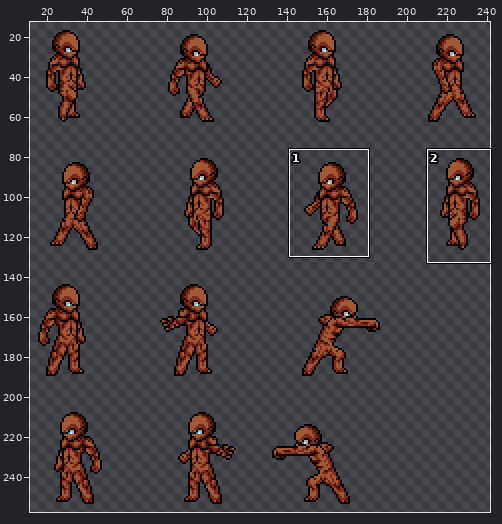
Two versions of one sprite sheet, img/units/skin4.png. Above, an overview of the earlier version with the close-up marked.
Close-up. Before the edit:
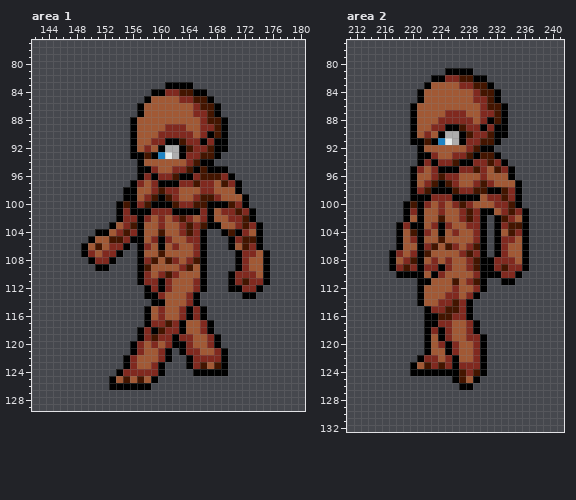
The file is 500x500 pixels. Shown: area 1: x 142..180, y 77..129; area 2: x 211..241, y 77..132. The wide view leaves out empty margins. The commit also changed other parts of the picture, which this record leaves out.
New version:
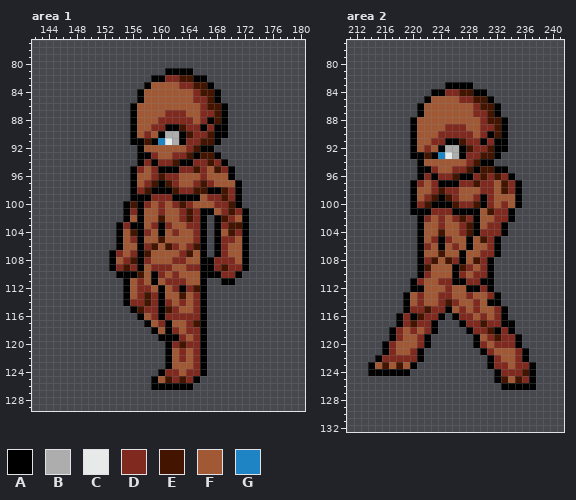
Palette (. is transparent): A #000000  B #adadad  C #e6ebea  D #80291f  E #431500  F #a15935  G #1e84c4
Diff:
Area 1:
y 81: x 161..164 .... -> AAAA
y 82: x 159..166 ........ -> AADDEEAA
y 83: x 158..167 ...AAAA... -> AFFFFDDEEA
y 84: x 157..168 ..AADDEEAA.. -> AFFFFFFFDEEA
y 85: x 157..158 .A -> AF; x 163..168 DDEEA. -> FFDDEA
y 86: x 156..157 .A -> AF; x 165..166 DE -> FD; x 168..169 A. -> EA
y 87: x 156..157 .A -> AF; x 161..163 FFF -> DDD; x 165 D -> F; x 167..169 EA. -> DEA
y 88: x 160..164 FFFFF -> DDDDD; x 167 E -> A
y 89: x 159..166 FFDDDFFD -> DDAAEDDA; x 168 E -> A
y 90: x 158 F -> D; x 160..165 DDDDDF -> ABBAED; x 167..168 AE -> EA
y 91: x 157..163 FFDDAAE -> AEAGCBA; x 166..167 AD -> EE; x 169 A -> .
y 92: x 156..158 AFD -> .AF; x 160..169 ABBAEDDEAA -> FFFFDEAA..
y 93: x 156 A -> .; x 158..165 EAGCBADD -> ADFFDDEA
y 94: x 158..169 FFFFFFDEAA.. -> DADDEAADDEDA
y 95: x 156..158 .AA -> ADF; x 160..162 FFD -> AAA; x 164..170 EAEAAA. -> DEDFEDA
y 96: x 156..160 .ADAD -> AFFDE; x 162..169 EAADEEED -> DFFFDFFF
y 97: x 157..159 DFD -> FDE; x 161..166 AADDED -> EDFFDE; x 169..170 ED -> FF
y 98: x 155 A -> .; x 157..170 FFDEDDFFFDDFFF -> DEAAAEDDEEAAED
y 99: x 155 A -> .; x 157..167 FDEAEDFFDEE -> AADDDAAAAFD; x 169..172 FFFA -> EDA.
y 100: x 154..163 AEADEAAAED -> .AEADFDFDE; x 165..169 EEAAA -> FFFDD; x 171..172 DA -> A.
y 101: x 154..156 ADA -> .AD; x 158..159 AD -> FF; x 161..166 DAAAAD -> FFDEDA; x 170..173 DEDA -> EDA.
y 102: x 154..156 ADD -> .AF; x 158 D -> F; x 160 D -> E; x 162..169 DEDFDAFF -> FDEDA.AE; x 171..173 DEA -> FA.
y 103: x 153..154 AF -> .A; x 156 E -> A; x 159..161 FDF -> DAD; x 163..164 DE -> FD; x 166..167 EA -> A.; x 169..174 FFDEDA -> DEEA..
y 104: x 151..156 AAFDED -> ...AFE; x 158 F -> D; x 160 E -> A; x 162..164 FDE -> DFF; x 168..169 .A -> AF; x 171..174 ADFA -> DA..
y 105: x 150..156 AFFEEDA -> ....AFD; x 159..161 DAD -> FEF; x 164 D -> F; x 168..174 ..ADEEA -> ADDFA..
y 106: x 149..156 AFEFDDA. -> .....AFF; x 159..161 FAF -> EFE; x 164..165 FD -> DE; x 168..170 ..A -> ADF; x 172..174 EDA -> A..
y 107: x 149..156 ADFDDA.. -> ....ADFD; x 158 F -> E; x 160 E -> F; x 163..165 FFD -> DEF; x 168..175 ...ADDFA -> ADFFA...
y 108: x 150..152 ADD -> ...; x 154..156 ... -> FDE; x 159 E -> F; x 161 E -> F; x 163..165 FDE -> DFF; x 167..175 ....ADFFA -> ADDDFA...
y 109: x 151..156 AA.... -> ..ADED; x 158..161 EFFF -> FDDD; x 163..165 DEF -> FDD; x 167..175 ....ADFFA -> ADEDDA...
y 110: x 154..159 ...ADF -> AAAEFA; x 161 E -> F; x 167..175 ...ADDDFA -> AADDA....
y 111: x 155..160 ..ADDA -> AFDFAF; x 162..163 FF -> DD; x 165 D -> F; x 169 . -> A; x 171..175 DEDDA -> .....
y 112: x 155..159 ...AD -> AFDDF; x 161..165 DFFFD -> FDADE; x 170..174 AADDA -> .....
y 113: x 155..160 ...AAD -> AFDEDA; x 163..166 FDA. -> EFDA; x 172..173 AA -> ..
y 114: x 155..159 ....A -> ADDED; x 161 F -> D; x 163..166 FDA. -> DFDA
y 115: x 156..164 ..AFDFFDA -> AEDDAEDFF
y 116: x 157..162 .AFDFF -> AFDADD; x 164 A -> D
y 117: x 159 D -> F; x 161..167 EDAFFDA -> AFFDEA.
y 118: x 157..158 AD -> ..; x 160..161 ED -> FA; x 163..167 AFFDA -> FDDA.
y 119: x 157..161 ADEDD -> ...AA; x 164..168 DFFDA -> FDA..
y 120: x 156..163 ADFDFDAA -> .....ADE; x 165..168 FFDA -> DA..
y 121: x 156..160 ADFFD -> .....; x 162..164 .AD -> FDF; x 166..169 FFDA -> A...
y 122: x 155..160 ADFFFD -> ......; x 162..164 ..A -> FDF; x 166..169 DDDA -> A...
y 123: x 155..164 ADFFDA...A -> ......AFFF; x 166..169 EFEA -> A...
y 124: x 154..159 ADDDDD -> ......; x 161..165 ....A -> DDFDD; x 167..169 AAA -> ...
y 125: x 153..158 AFEFEF -> ......; x 160..165 ...... -> FEDEDA
y 126: x 153..164 AAAAAA...... -> ......AAAAAA
Area 2:
y 81: x 225..228 AAAA -> ....
y 82: x 223..230 AADDEEAA -> ........
y 83: x 222..231 AFFFFDDEEA -> ...AAAA...
y 84: x 221..232 AFFFFFFFDEEA -> ..AADDEEAA..
y 85: x 221..222 AF -> .A; x 227..232 FFDDEA -> DDEEA.
y 86: x 220..221 AF -> .A; x 229..230 FD -> DE; x 232..233 EA -> A.
y 87: x 220..221 AF -> .A; x 225..227 DDD -> FFF; x 229 F -> D; x 231..233 DEA -> EA.
y 88: x 224..228 DDDDD -> FFFFF; x 231 A -> E
y 89: x 223..230 DDAAEDDA -> FFDDDFFD; x 232 A -> E
y 90: x 222 D -> F; x 224..229 ABBAED -> DDDDDF; x 231..232 EA -> AE
y 91: x 221..227 AEAGCBA -> FFDDAAE; x 230..231 EE -> AD; x 233 . -> A
y 92: x 220..222 .AF -> AFD; x 224..233 FFFFDEAA.. -> ABBAEDDEAA
y 93: x 220 . -> A; x 222..229 ADFFDDEA -> EAGCBADD
y 94: x 222..233 DADDEAADDEDA -> FFFFFFDEAA..
y 95: x 220..222 ADF -> .AA; x 224..226 AAA -> FFD; x 228..234 DEDFEDA -> EAEEAA.
y 96: x 220..224 AFFDE -> .ADAD; x 226..233 DFFFDFFF -> EAADEDED
y 97: x 221..223 FDE -> DFD; x 225..230 EDFFDE -> AADDED; x 233..234 FF -> ED
y 98: x 221..232 DEAAAEDDEEAA -> FFDEDDFFFDDF
y 99: x 221..230 AADDDAAAAF -> FDEAEDFFDA; x 232..234 DED -> FFF
y 100: x 219..227 AEADFDFDE -> .ADEAAAED; x 229..232 FFFD -> EADF; x 234 E -> F
y 101: x 219..220 AD -> .A; x 222..223 FF -> AD; x 225..232 FFDEDAAF -> DAAAAFED; x 234..236 EDA -> A..
y 102: x 219..220 AF -> ..; x 222 F -> D; x 224 E -> D; x 226..236 FDEDA.AEDFA -> DEDAFFDDA..
y 103: x 218..220 ADA -> ...; x 223..225 DAD -> FDF; x 227..236 FDDA.ADEEA -> DEAFDDA...
y 104: x 218..220 AFE -> ...; x 222 D -> F; x 224 A -> E; x 226..236 DFFDA.AFEDA -> FDEADDDA...
y 105: x 218..220 AFD -> ...; x 223..225 FEF -> DAD; x 228..231 FDA. -> AFED; x 233..236 DDFA -> ....
y 106: x 218..220 AFF -> ...; x 223..225 EFE -> FAF; x 228..231 DEA. -> AFFD; x 233..236 DFFA -> ....
y 107: x 217..220 ADFD -> ....; x 222 E -> F; x 224 F -> E; x 227..231 DEDA. -> AFFDD; x 233..236 DFFA -> ....
y 108: x 217..220 AFDE -> ....; x 222..223 FD -> DE; x 225..228 DFFD -> EDAF; x 230 A -> D; x 232..236 DDDFA -> .....
y 109: x 217..220 ADED -> ....; x 222..227 DDADFF -> EFFFAE; x 229..230 EA -> FD; x 232..236 DEDDA -> .....
y 110: x 218..220 AAA -> ...; x 222..224 FAD -> DFF; x 226..227 FF -> AD; x 230 A -> D; x 232..235 ADDA -> ....
y 111: x 220..222 .AA -> ADF; x 224..227 FFEF -> DDAA; x 229 E -> D; x 231 . -> A; x 233..234 AA -> ..
y 112: x 220 . -> A; x 225..226 FD -> DF; x 228..231 FDA. -> AADA
y 113: x 219..221 ..A -> AFD; x 224 F -> D; x 226 D -> F; x 229..232 A... -> FFDA
y 114: x 219..221 ..A -> AFD; x 225..232 DEDA.... -> EDFFDFAA
y 115: x 219..222 ...A -> ADDE; x 225..226 EE -> AF; x 228..233 A..... -> FDFFDA
y 116: x 218..226 ....AAEED -> ADAEDDA.A; x 228..233 A..... -> DFDFDA
y 117: x 218..222 ....A -> ADEDD; x 224..227 DDFF -> ...A; x 229..234 A..... -> DEDDAA
y 118: x 217..234 .....ADADFFDA..... -> ADFDFDA....ADDEADA
y 119: x 217..221 ..... -> ADFFD; x 223..235 FADFFDDA..... -> ......AFDEDDA
y 120: x 216..221 ...... -> ADFFFD; x 223..235 FDADFFDA..... -> ......ADFDDDA
y 121: x 216..229 ......AFFADFFD -> ADFFDA........; x 231..236 ...... -> DFFFDA
y 122: x 215..220 ...... -> ADDDDD; x 222..236 DDFDAFFDA...... -> .........ADFFDA
y 123: x 214..219 ...... -> AFEFEF; x 221..237 FEDEDADDDA....... -> ..........ADDFDDA
y 124: x 214..230 ......AAAAAAAEDEA -> AAAAAA...........; x 232..237 ...... -> ADDDEA
y 125: x 226..229 AEFA -> ....; x 232..237 ...... -> AEFEDA
y 126: x 227..228 AA -> ..; x 233..237 ..... -> AAAAA
